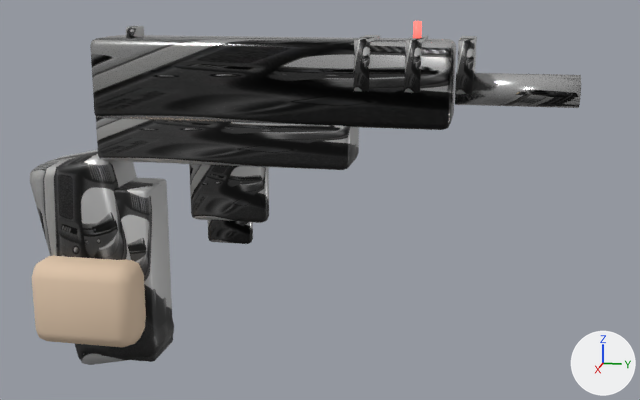
A saved change to the glTF model public/assets/models/weapons/pistol.glb.
One viewpoint serves both versions: a camera (50 mm lens) standing at (0.362, 0.133, 0.042) and looking at (0.003, 0.061, -0.048). The lights are fixed; the arrows at lower right show +X, +Y and +Z. The older version comes first. Where no turn or scale is listed for an object, it has been applied to the vertices. Vertices at exactly the same position are counted once.

Objects in the first picture: 'Mag', 'WeaponMesh'.
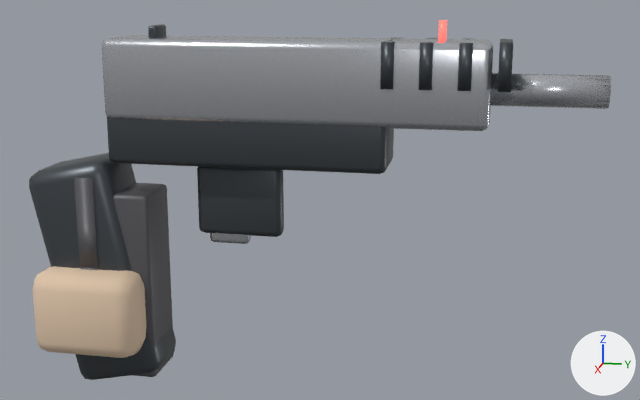
Where the change shows, as pixel boxes (x1, y1, x2, y2) in the pictures (640 x 400 px; the box of a moved part takes in the faces that stretch with it):
'WeaponMesh', surface changed, reshaped (black to dark grey)
    before: (30, 21, 581, 365)
    after: (29, 20, 611, 380)
'Mag', surface changed, reshaped (grey to dark grey)
    before: (114, 177, 173, 362)
    after: (113, 183, 174, 377)
part 1 of me_cube, moved or reshaped
    before: (90, 35, 456, 130)
    after: (102, 35, 493, 131)
part 2 of me_cube, moved or reshaped
    before: (455, 72, 581, 108)
    after: (490, 73, 611, 109)
part 3 of me_cube, moved or reshaped
    before: (405, 36, 428, 93)
    after: (380, 38, 400, 89)
part 4 of me_cube, moved or reshaped
    before: (456, 36, 477, 94)
    after: (419, 38, 438, 90)
part 5 of me_cube, moved or reshaped
    before: (354, 35, 380, 91)
    after: (458, 38, 473, 91)
part 6 of me_cube, added
    after: (498, 39, 513, 92)
part 7 of me_cube, moved or reshaped
    before: (96, 117, 359, 170)
    after: (107, 117, 394, 174)
part 8 of me_cube, moved or reshaped
    before: (30, 150, 174, 365)
    after: (29, 153, 176, 380)
part 9 of me_cube, moved or reshaped
    before: (126, 26, 144, 38)
    after: (148, 25, 166, 38)
part 10 of me_cube, moved or reshaped
    before: (189, 164, 269, 223)
    after: (197, 167, 284, 237)
part 11 of me_cube, moved or reshaped
    before: (413, 21, 422, 38)
    after: (438, 20, 447, 41)
part 12 of me_cube, moved or reshaped
    before: (32, 255, 146, 347)
    after: (33, 266, 146, 358)
part 13 of me_cube, moved or reshaped
    before: (208, 220, 253, 244)
    after: (210, 233, 251, 244)
part 14 of me_cube, added
    after: (74, 177, 98, 270)

The change, as a diff of the scene's bpy script:
```diff
--- a/public/assets/models/weapons/pistol.glb.py
+++ b/public/assets/models/weapons/pistol.glb.py
@@ mat_steel @@
 mat_steel = principled_material('steel')
-mat_steel.texture = img_pistol_ref
+mat_steel.base_color = (0.58, 0.6, 0.64)  # light grey #c8cbd1
 mat_steel.metallic = 0.88
@@ mat_dark @@
 mat_dark = principled_material('dark')
-mat_dark.texture = img_pistol_ref
+mat_dark.base_color = (0.07, 0.08, 0.09)  # dark grey #4b5055
 mat_dark.metallic = 0.55
@@ mat_body @@
 mat_body = principled_material('body')
-mat_body.texture = img_pistol_ref
+mat_body.base_color = (0.1, 0.1, 0.11)  # dark grey #59595d
 mat_body.metallic = 0.28
@@ me_cube @@
-me_cube.from_pydata(...)  # 448 vertices, 848 faces; spans x -0.016..0.029, y -0.068..0.164, z -0.129..0.026
+me_cube.from_pydata(...)  # 536 vertices, 1016 faces; spans x -0.017..0.029, y -0.069..0.175, z -0.137..0.027
+# me_cube part 1: the loose piece of 56 vertices spanning x -0.015..0.015, y -0.035..0.115, z -0.015..0.019 is scaled about its middle by (1, 1.07, 1), then moved by (0.0, 0.01, 0.0)
+# me_cube part 2: the loose piece of 24 vertices spanning x -0.007..0.007, y 0.116..0.164, z -0.007..0.007 is moved by (0.0, 0.01, 0.0)
+# me_cube part 3: the loose piece of 8 vertices spanning x -0.016..0.016, y 0.097..0.103, z 0.0..0.02 is moved by (0.0, -0.01, 0.0)
+# me_cube part 4: the loose piece of 8 vertices spanning x -0.016..0.016, y 0.117..0.123, z 0.0..0.02 is moved by (0.0, -0.015, 0.0)
+# me_cube part 5: the loose piece of 8 vertices spanning x -0.016..0.016, y 0.077..0.083, z 0.0..0.02 is moved by (0.0, 0.04, 0.0)
+# me_cube part 6: a new loose piece, a box spanning x -0.016..0.016, y 0.1325..0.1375, z 0.001..0.019, in mat_dark (dark grey #4b5055)
+# me_cube part 7: the loose piece of 56 vertices spanning x -0.014..0.014, y -0.035..0.075, z -0.033..-0.007 is scaled about its middle by (1, 1.09, 1.09), then moved by (0.0, 0.01, 0.0)
+# me_cube part 8: the loose piece of 56 vertices spanning x -0.016..0.016, y -0.068..-0.012, z -0.129..-0.031 is scaled about the mesh origin by (1, 1.01, 1.06)
+# me_cube part 9: the loose piece of 56 vertices spanning x -0.006..0.006, y -0.022..-0.018, z 0.016..0.023 is moved by (0.0, 0.01, 0.0)
+# me_cube part 10: the loose piece of 56 vertices spanning x -0.004..0.004, y 0.002..0.038, z -0.06..-0.03 is scaled about its middle by (1, 1.09, 1.07), then moved by (0.0, 0.005, -0.005)
+# me_cube part 11: the loose piece of 8 vertices spanning x -0.002..0.002, y 0.098..0.102, z 0.018..0.026 is moved by (0.0, 0.01, 0.0)
+# me_cube part 12: the loose piece of 56 vertices spanning x -0.009..0.029, y -0.064..-0.016, z -0.114..-0.076 is moved by (0.0, 0.0, -0.005)
+# me_cube part 13: 48 vertices removed from x -0.003..0.003, y 0.01..0.03, z -0.07..-0.05; 48 vertices added at x -0.003..0.003, y 0.011..0.029, z -0.07..-0.05
+# me_cube part 14: 24 vertices added at x -0.017..0.017, y -0.044..-0.036, z -0.12..-0.04
+# other edits to the shape of me_cube do not show in these pictures
 me_cube.materials.append(mat_steel)
@@ me_cube @@
 me_cube.materials.append(mat_skin)
+me_cube.materials.append(mat_body)  # dark grey #59595d
@@ me_cube_006 @@
-me_cube_006.from_pydata(...)  # 56 vertices, 108 faces; spans x -0.013..0.013, y -0.047..-0.013, z -0.125..-0.045
+me_cube_006.from_pydata(...)  # 56 vertices, 108 faces; spans x -0.013..0.013, y -0.047..-0.013, z -0.1325..-0.0475
+# me_cube_006 part 15: the whole mesh is multiplied about its middle by the matrix ((1.0, 0.0, 0.0), (0.0, 1.0, 0.0), (0.0, 0.0, 1.064)), then moved by (0.0, 0.0, -0.005)
 me_cube_006.materials.append(mat_body)
```
